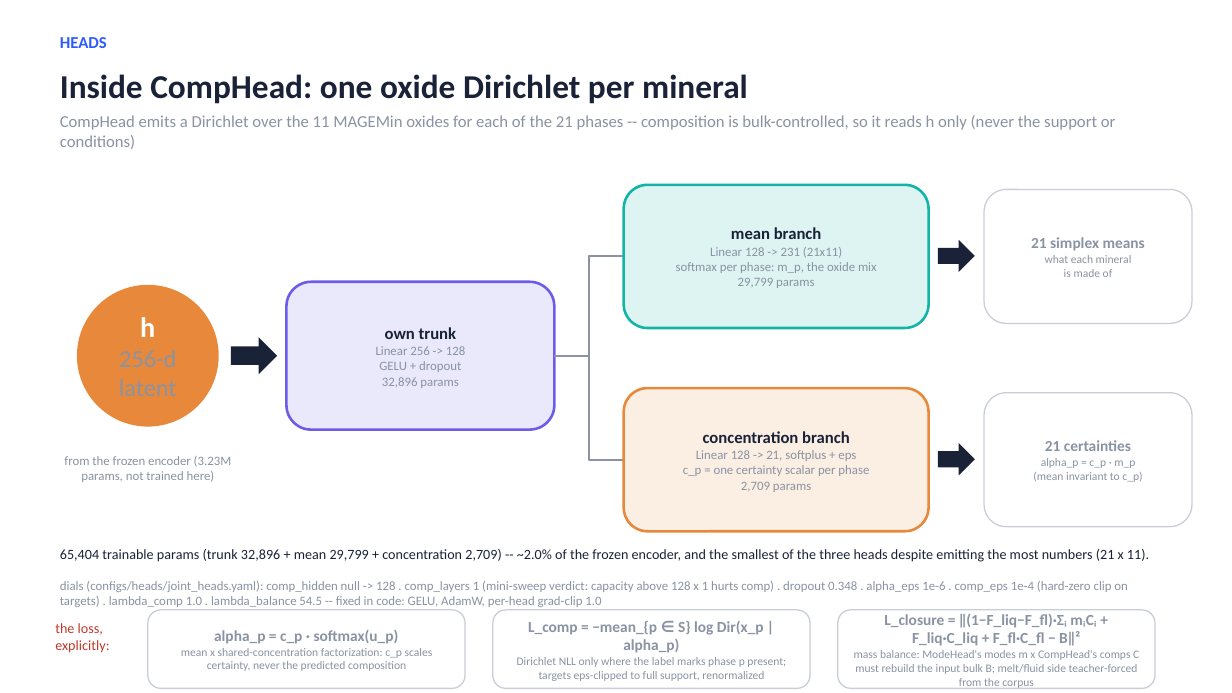
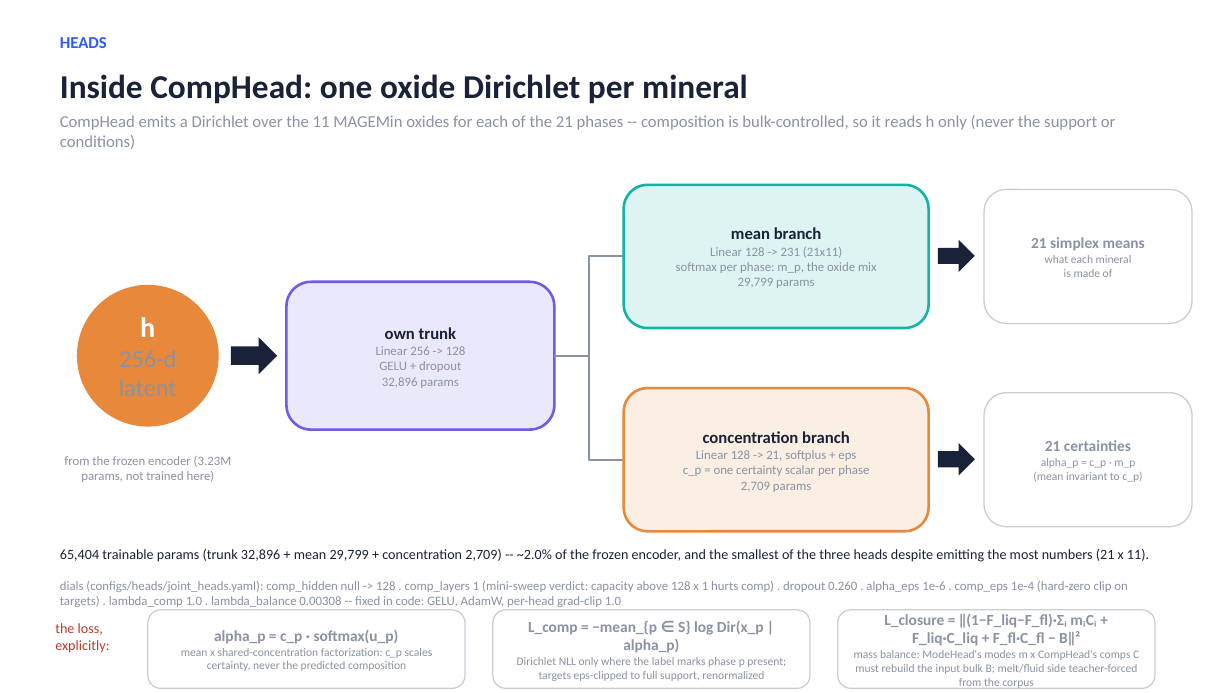
Before and after one commit to matthew-j-liu/phasecast, a slide deck: slide 15 of slides/overview.pptx (slide 16 before the commit). Drawn at 1232x693 pixels with LibreOffice and Linux fonts; fonts in the diff are those of the drawing. Boxes give left, top, right and bottom in pixels: in the first picture for what was removed or moved away, otherwise in the second. Text is boxed around its words. In the diff, an @@ line names an element or a change of style, - is before the commit and + after.

```diff
--- a/slides/overview.pptx
+++ b/slides/overview.pptx
@@ text at [60,581,1127,607]: text changed @@
-dials (configs/heads/joint_heads.yaml): comp_hidden null -> 128 . comp_layers 1 (mini-sweep verdict: capacity above 128 x 1 hurts comp) . dropout 0.348 . alpha_eps 1e-6 . comp_eps 1e-4 (hard-zero clip on targets) . lambda_comp 1.0 . lambda_balance 54.5 -- fixed in code: GELU, AdamW, per-head grad-clip 1.0
+dials (configs/heads/joint_heads.yaml): comp_hidden null -> 128 . comp_layers 1 (mini-sweep verdict: capacity above 128 x 1 hurts comp) . dropout 0.260 . alpha_eps 1e-6 . comp_eps 1e-4 (hard-zero clip on targets) . lambda_comp 1.0 . lambda_balance 0.00308 -- fixed in code: GELU, AdamW, per-head grad-clip 1.0
```
Also in this commit, not shown: 13 other slides changed, 2 slides added, 1 slide removed, 3 other files.
